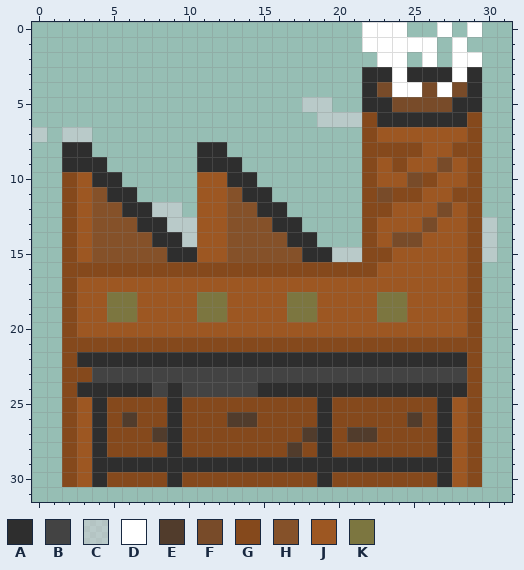
File history of a pixel-art sprite, art/smelter.png. Above: the version before the commit.
The file is 32x32 pixels. Colours within 5 levels of each other are drawn and written as one.
Palette (. is transparent): A #2e2e2e  B #434343  C #dbd6dc83  D #ffffff  E #513c2c  F #784b29  G #85491c  H #855129  J #9d5722  K #7c7640
Pixels before, first column x 0:
 0 ......................DDD..D.D.
 1 ......................DDDDD.D..
 2 .......................DD.D.DD.
 3 ......................AADAAADA.
 4 ......................AFDDFDFA.
 5 ..................CC..AAFFFFAA.
 6 ...................CCCGAAAAAAG.
 7 C.CC..................GJJJJJJG.
 8 ..AA.......AA.........GGGGJJGG.
 9 ..AAA......AAA........GJGJJFJG.
10 ..GJAA.....JJAA.......GJJFGJJG.
11 ..GJHAA....JJHAA......GFGGJJGG.
12 ..GJHHAACC.JJHHAA.....GGJJJFJG.
13 ..GJHHHAACCJJHHHAA....GJJJFJJGC
14 ..GJHHHHAACJJHHHHAA...GJFFJJJGC
15 ..GJHHHHHAAJJHHHHHAACCGGJJJJJGC
16 ..GGGGGGGGGGGGGGGGGGGGGJJJJJJG.
17 ..GJJJJJJJJJJJJJJJJJJJJJJJJJJG.
18 ..GJJKKJJJJKKJJJJKKJJJJKKJJJJG.
19 ..GJJKKJJJJKKJJJJKKJJJJKKJJJJG.
20 ..GJJJJJJJJJJJJJJJJJJJJJJJJJJG.
21 ..GGGGGGGGGGGGGGGGGGGGGGGGGGGG.
22 ..GAAAAAAAAAAAAAAAAAAAAAAAAAAG.
23 ..GGBBBBBBBBBBBBBBBBBBBBBBBBBG.
24 ..GAAAAABABBBBBAAAAAAAAAAAAAAG.
25 ..GJAGGGGAGGGGGGGGGAGGGGGGGAJG.
26 ..GJAGEGGAGGGEEGGGGAGGGGGEGAJG.
27 ..GJAGGGEAGGGGGGGGEAGEEGGGGAJG.
28 ..GJAGGGGAGGGGGGGEGAGGGGGGGAJG.
29 ..GJAAAAAAAAAAAAAAAAAAAAAAAAJG.
30 ..GJAGGGGAGGGGGGGGGAGGGGGGGAJG.
New version:
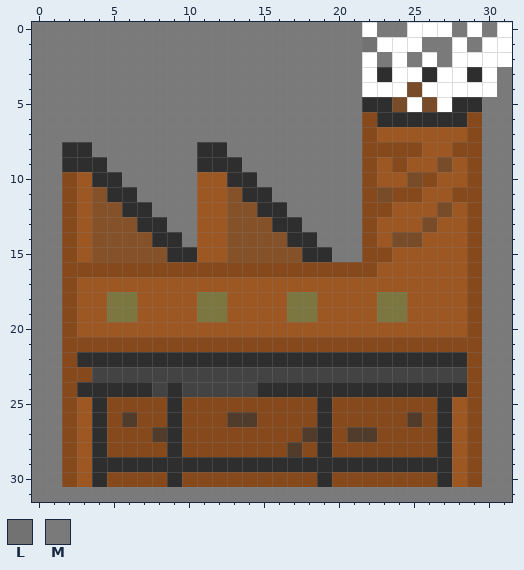
Colours new in this view: L #737272  M #7a7a7a
Changes in this commit:
Colour D is added in row 0 at x 25 to 26 and 31; in row 1 at x 30 to 31; in row 2 at x 22 and 30 to 31; in rows 3 to 4 at x 30.
Colour D replaces colour A in row 3 at x 22, 25 and 27; in row 4 at x 22 and 29.
Colour D replaces colour F in row 4 at x 23, 26 and 28; in row 5 at x 25 and 27.
Colour F replaces colour D in row 4 at x 25.
Colour L replaces colour D in row 1 at x 22.
Colour M is added in row 0 at x 0 to 21, 28 and 30; in row 1 at x 0 to 21, 27 and 29; in row 2 at x 0 to 21, 25 and 27; in rows 3 to 4 at x 0 to 21 and 31; in row 5 at x 0 to 17, 20 to 21 and 30 to 31; in row 6 at x 0 to 18 and 30 to 31.
Colour M is added in row 7 at x 1, 4 to 21 and 30 to 31; in row 8 at x 0 to 1, 4 to 10, 13 to 21 and 30 to 31; in row 9 at x 0 to 1, 5 to 10, 14 to 21 and 30 to 31; in row 10 at x 0 to 1, 6 to 10, 15 to 21 and 30 to 31; in row 11 at x 0 to 1, 7 to 10, 16 to 21 and 30 to 31; in row 12 at x 0 to 1, 10, 17 to 21 and 30 to 31.
Colour M is added in row 13 at x 0 to 1, 18 to 21 and 31; in row 14 at x 0 to 1, 19 to 21 and 31; in row 15 at x 0 to 1 and 31; in rows 16 to 30 at x 0 to 1 and 30 to 31; in row 31 at x 0 to 31.
Colour M replaces colour C in row 5 at x 18 to 19; in row 6 at x 19 to 21; in row 7 at x 0 and 2 to 3; in row 12 at x 8 to 9; in row 13 at x 9 to 10 and 30; in row 14 at x 10 and 30.
Colour M replaces colour C in row 15 at x 20 to 21 and 30.
Colour M replaces colour D in row 0 at x 23 to 24; in row 1 at x 26; in row 2 at x 23.
Boxes around the changes in both pictures, in picture pixels (x1, y1, x2, y2):
changed: (32, 22, 512, 502)
